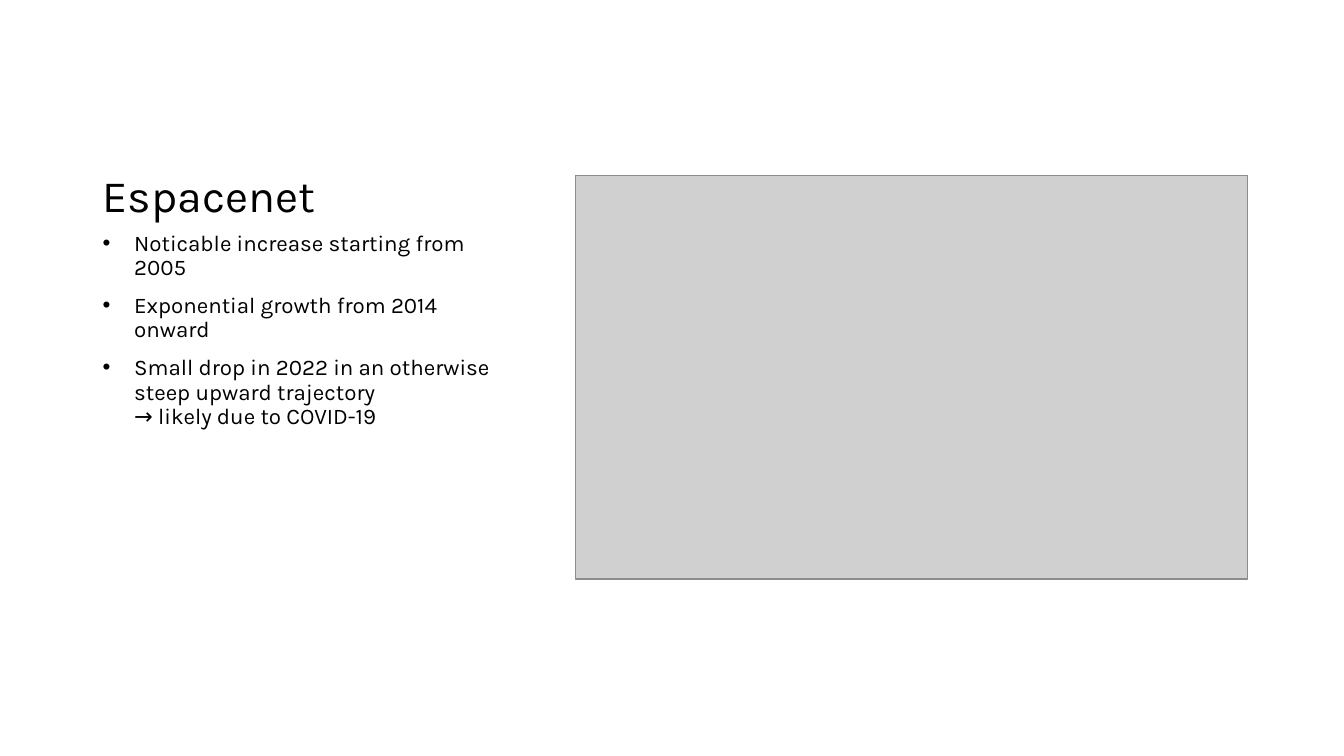
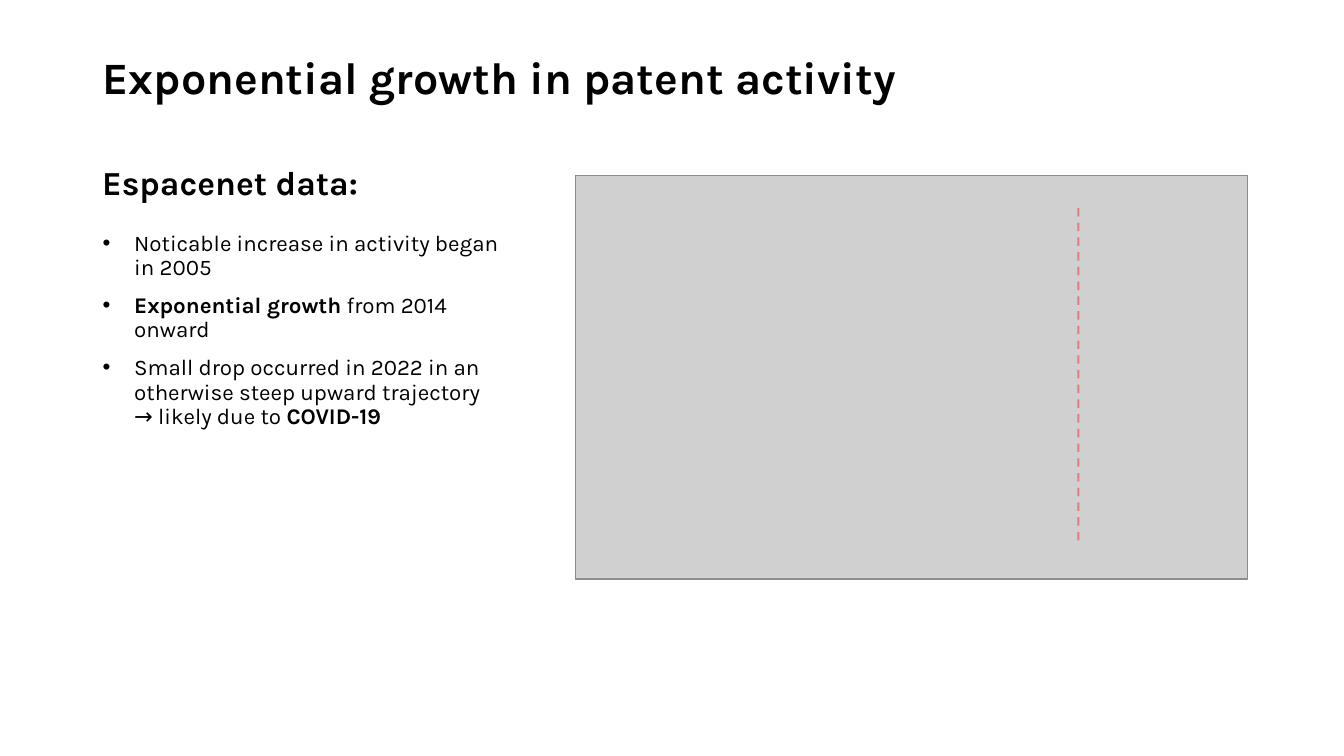
Before and after one commit to GMPuntigam/DataDrivenForesight, a slide deck: slide 17 of presentation/DataDrivenForesight.pptx. Drawn at 1344x756 pixels with LibreOffice and Linux fonts; fonts in the diff are those of the drawing; grey boxes stand for pictures. Boxes give left, top, right and bottom in pixels: in the first picture for what was removed or moved away, otherwise in the second. Text is boxed around its words. In the diff, an @@ line names an element or a change of style, - is before the commit and + after.

```diff
--- a/presentation/DataDrivenForesight.pptx
+++ b/presentation/DataDrivenForesight.pptx
@@ text added at (103,62,895,105), 32 pt, text #000000, bold @@
+Exponential growth in patent activity
@@ title at (102,172,358,203): text changed; size 32 to 24 pt; bold on @@
-Espacenet
+Espacenet data:
@@ line added from (1079, 208) to (1079, 541), #FF0000 1.5 pt dashed @@
@@ text at (134,235,498,276): text changed @@
-• Noticable increase starting from 2005
+• Noticable increase in activity began in 2005
@@ text at (134,297,447,338): bold on in "Exponential growth" @@
@@ text at (134,359,480,430): text changed @@
-• Small drop in 2022 in an otherwise steep upward trajectory
-  → likely due to COVID-19
+• Small drop occurred in 2022 in an otherwise steep upward trajectory
+  → likely due to COVID-19
```
Also in this commit, not shown: 17 other slides changed, 11 other files.
